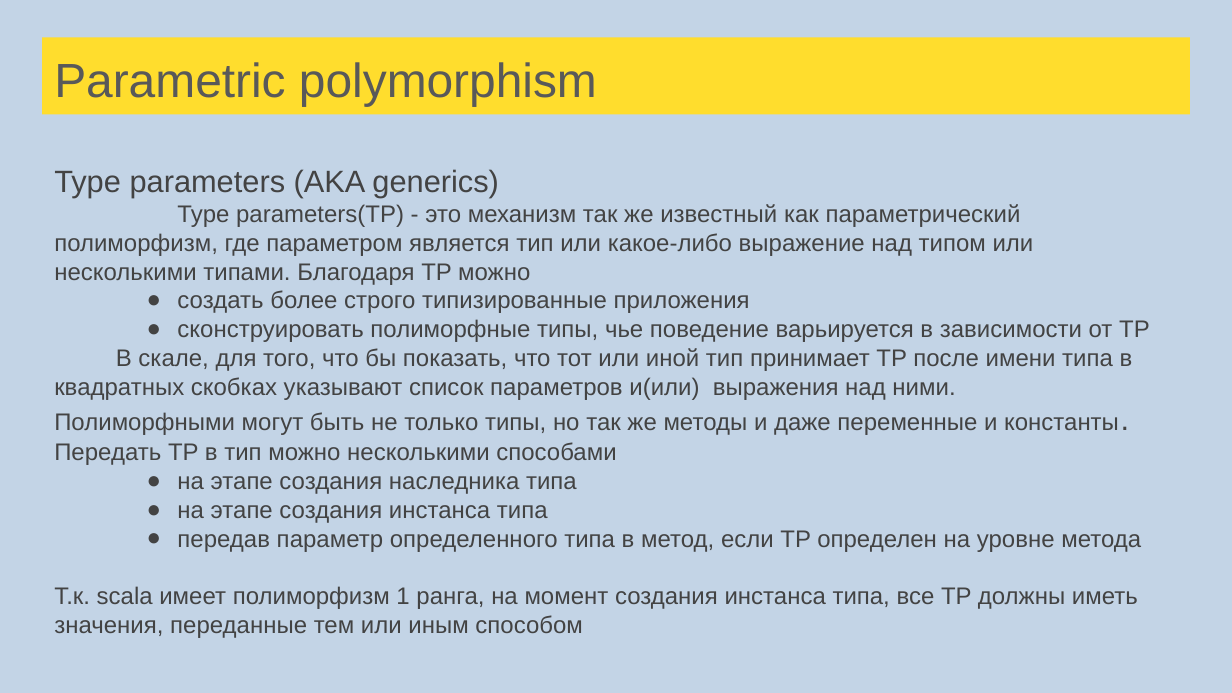
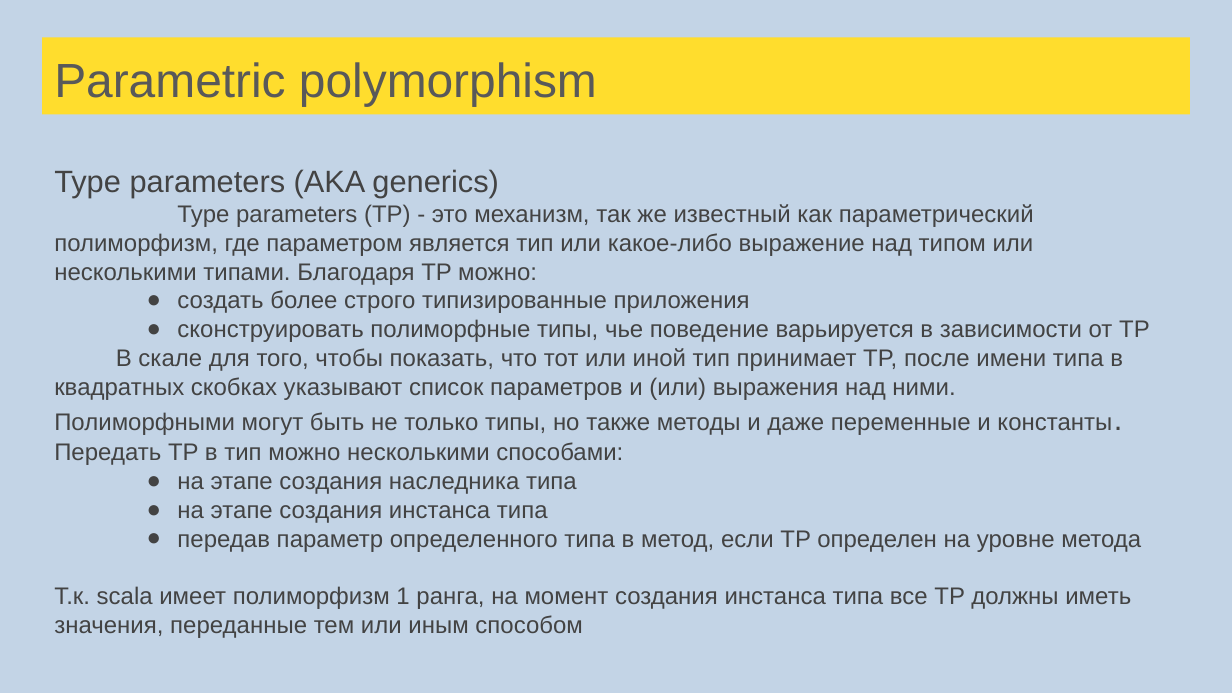
Before and after one commit to sergeypopov83/scala-school, a slide deck: slide 119 of src/main/resources/Лекции Scala для FinTech.pptx. Drawn at 1232x693 pixels with LibreOffice and Linux fonts; fonts in the diff are those of the drawing. Boxes give left, top, right and bottom in pixels: in the first picture for what was removed or moved away, otherwise in the second. Text is boxed around its words. In the diff, an @@ line names an element or a change of style, - is before the commit and + after.

```diff
--- a/src/main/resources/Лекции Scala для FinTech.pptx
+++ b/src/main/resources/Лекции Scala для FinTech.pptx
@@ text at [54,204,1034,285]: text changed @@
-Type parameters(TP) - это механизм так же известный как параметрический полиморфизм, где параметром является тип или какое-либо выражение над типом или несколькими типами. Благодаря TP можно
+Type parameters (TP) - это механизм, так же известный как параметрический полиморфизм, где параметром является тип или какое-либо выражение над типом или несколькими типами. Благодаря TP можно:
@@ text at [54,348,1123,465]: text changed @@
-В скале, для того, что бы показать, что тот или иной тип принимает TP после имени типа в квадратных скобках указывают список параметров и(или) выражения над ними.
-Полиморфными могут быть не только типы, но так же методы и даже переменные и константы.
-Передать ТP в тип можно несколькими способами
+В скале для того, чтобы показать, что тот или иной тип принимает TP, после имени типа в квадратных скобках указывают список параметров и (или) выражения над ними.
+Полиморфными могут быть не только типы, но также методы и даже переменные и константы.
+Передать ТP в тип можно несколькими способами:
@@ text at [54,586,1131,638]: text changed @@
-Т.к. scala имеет полиморфизм 1 ранга, на момент создания инстанса типа, все TP должны иметь значения, переданные тем или иным способом
+Т.к. scala имеет полиморфизм 1 ранга, на момент создания инстанса типа все TP должны иметь значения, переданные тем или иным способом
```
Also in this commit, not shown: 35 other slides changed, 16 slides added, 1 slide removed, 1 other file.
